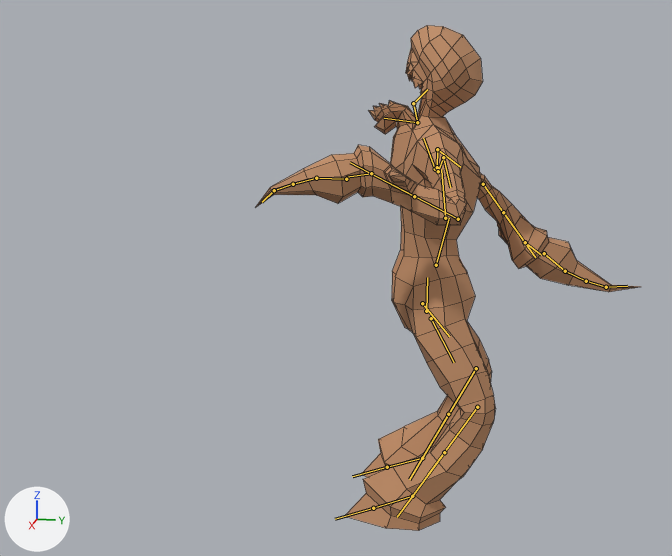
The FBX model Meshes/Characters/Enemies/Scrawny/Scrawny.fbx as it was, and as the next commit left it.
Camera for both pictures: a 50 mm lens placed at (2.234, 0.266, 1.15), pointed at (0.027, -0.176, 0.598). The axes (+X, +Y, +Z) are drawn at lower left. The lights are the same throughout. The older version comes first. Both versions are drawn at frame 8 of the action 'root|StrikeLeft'; the numbers are the values there. The bones that bend it are drawn over the model as lines. Mesh edges are drawn as thin lines.

In view in the first picture: 'Scratcher'.
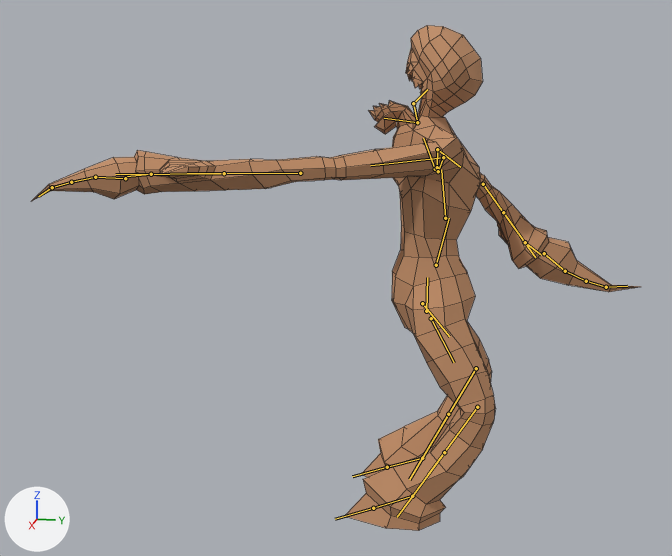
The change in detail:
Bone 'arm_stretch.l' (bone_arm_stretch_l) turns from (6, -16, 0) to (-18, -35, -87) degrees about its own x, y and z.
Bone 'arm_stretch.l' (bone_arm_stretch_l) is rescaled from (1.0, 1.04, 1.0) to (1.0, 2.04, 1.0).
Bone 'forearm_stretch.l' (bone_forearm_stretch_l) turns from (0, -1, -81) to (-3, 0, 29) degrees about its own x, y and z.
Bone 'forearm_stretch.l' (bone_forearm_stretch_l) is rescaled from (0.97, 1.06, 1.0) to (0.99, 0.98, 1.0).
Bone 'forearm_twist.l' (bone_forearm_twist_l) turns from (0, -75, 0) to (0, -35, 0) degrees about its own x, y and z.
Bone 'hand.l' (bone_hand_l) turns from (-35, -74, 24) to (41, -39, -17) degrees about its own x, y and z.
Bone 'hand.l' (bone_hand_l) is rescaled from (0.98, 0.96, 1.0) to (0.99, 0.6, 0.96).

Changed parts and their boxes (x1, y1, x2, y2) in the pictures (672 x 556 px):
'Scratcher', posed (58% wider)
    before: (256, 25, 640, 531)
    after: (32, 25, 640, 531)
bone 'arm_stretch.l', root to tip
    before: (443, 157) to (450, 187)
    after: (443, 157) to (370, 165)
bone 'forearm_stretch.l', root to tip
    before: (458, 219) to (393, 185)
    after: (300, 173) to (187, 173)
bone 'forearm_twist.l', root to tip
    before: (414, 196) to (350, 162)
    after: (224, 173) to (115, 174)
bone 'hand.l', root to tip
    before: (371, 173) to (346, 177)
    after: (151, 174) to (125, 176)
